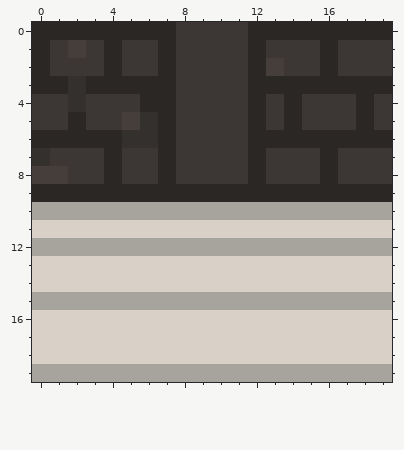
One commit to this pixel-art sprite: resources/images/tiles/roof-top-02.png. Above: the version before the commit.
The file is 20x20 pixels. Colours within 5 levels of each other are drawn and written as one.
Now the later version:
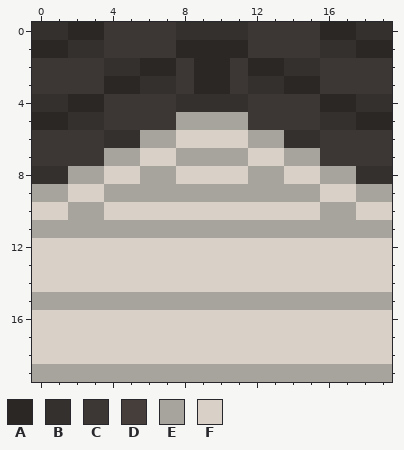
Palette (. is transparent): A #2b2725  B #34302d  C #3c3734  D #453e3a  E #a7a49e  F #d9d1c8
Difference:
Changed rows in their new state; - is an unchanged pixel.
first column x 0:
 0 BB--CCCCBBBBCCCC--BB
 1 -ABBC--CAAAAC---BBAA
 2 C---BBA--AA--ABBC---
 3 CCCC--BB-AA-BB--CCCC
 4 BBAA--CCBBBBC-C-AABB
 5 AABB-CCCEEEEC-C-BB-A
 6 CCCCB-EEFFFFEEBBCCCC
 7 C---EEFFEEEEFFEEC---
 8 BBEEFFEEFFFFEEFFEEBB
 9 EEFFEEEEEEEEEEEEFFEE
10 FF--FFFFFFFFFFFF--FF
11 EEEEEEEEEEEEEEEEEEEE
12 FFFFFFFFFFFFFFFFFFFF
Changed places in both pictures, as pixel boxes (x1, y1, x2, y2):
changed: (32, 22, 392, 256)
